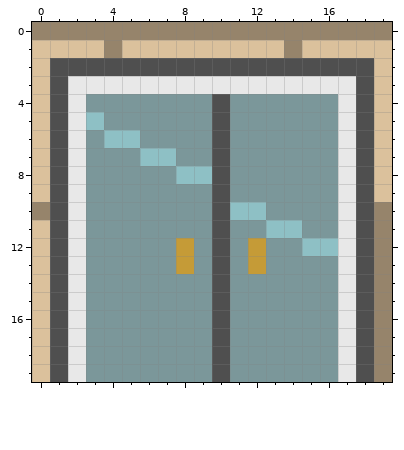
File history of a pixel-art sprite, data/sprites/W.png. The first picture shows the starting point.
The file is 60x60 pixels, drawn in blocks of 3x3; one block is one cell here.
Now the later version:
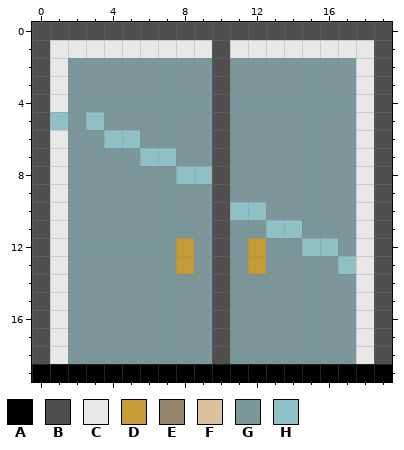
Palette (. is transparent): A #000000  B #4f4f4f  C #e8e8e8  D #c59b37  E #96846b  F #dbc19c  G #7b979a  H #8ec0c5
From old to new:
Colour B gives way to colour A in row 19 at x 1, 10 and 18.
Colour C gives way to colour A in row 19 at x 2 and 17.
Colour E gives way to colour A in row 19 at x 19.
Colour F gives way to colour A in row 19 at x 0.
Colour G gives way to colour A in row 19 at x 3 to 9 and 11 to 16.
Colour C gives way to colour B in row 3 at x 10.
Colour E gives way to colour B in row 0 at x 0 to 19; in row 10 at x 0 and 19; in rows 11 to 18 at x 19.
Colour F gives way to colour B in row 1 at x 0, 10 and 19; in rows 2 to 9 at x 0 and 19; in rows 11 to 18 at x 0.
Colour B gives way to colour C in rows 2 to 4 at x 1 and 18; in row 5 at x 18; in rows 6 to 18 at x 1 and 18.
Colour E gives way to colour C in row 1 at x 4 and 14.
Colour F gives way to colour C in row 1 at x 1 to 3, 5 to 9, 11 to 13 and 15 to 18.
Colour B gives way to colour G in row 2 at x 2 to 9 and 11 to 17.
Colour C gives way to colour G in row 3 at x 2 to 9 and 11 to 17; in rows 4 to 12 at x 2 and 17; in row 13 at x 2; in rows 14 to 18 at x 2 and 17.
Colour B gives way to colour H in row 5 at x 1.
Colour C gives way to colour H in row 13 at x 17.
Changed places in both pictures, as pixel boxes (x1, y1, x2, y2):
changed: (32, 22, 392, 382)
